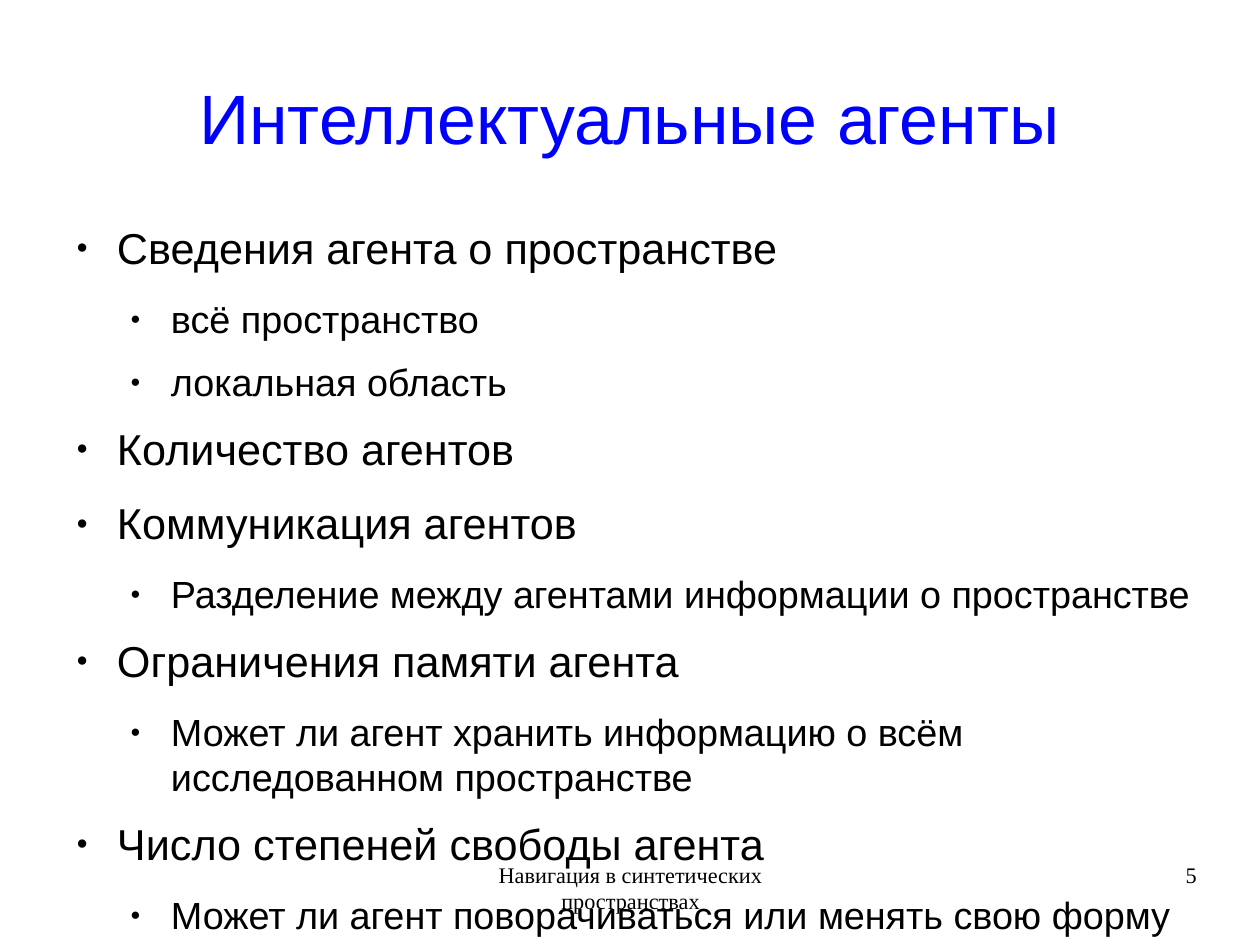
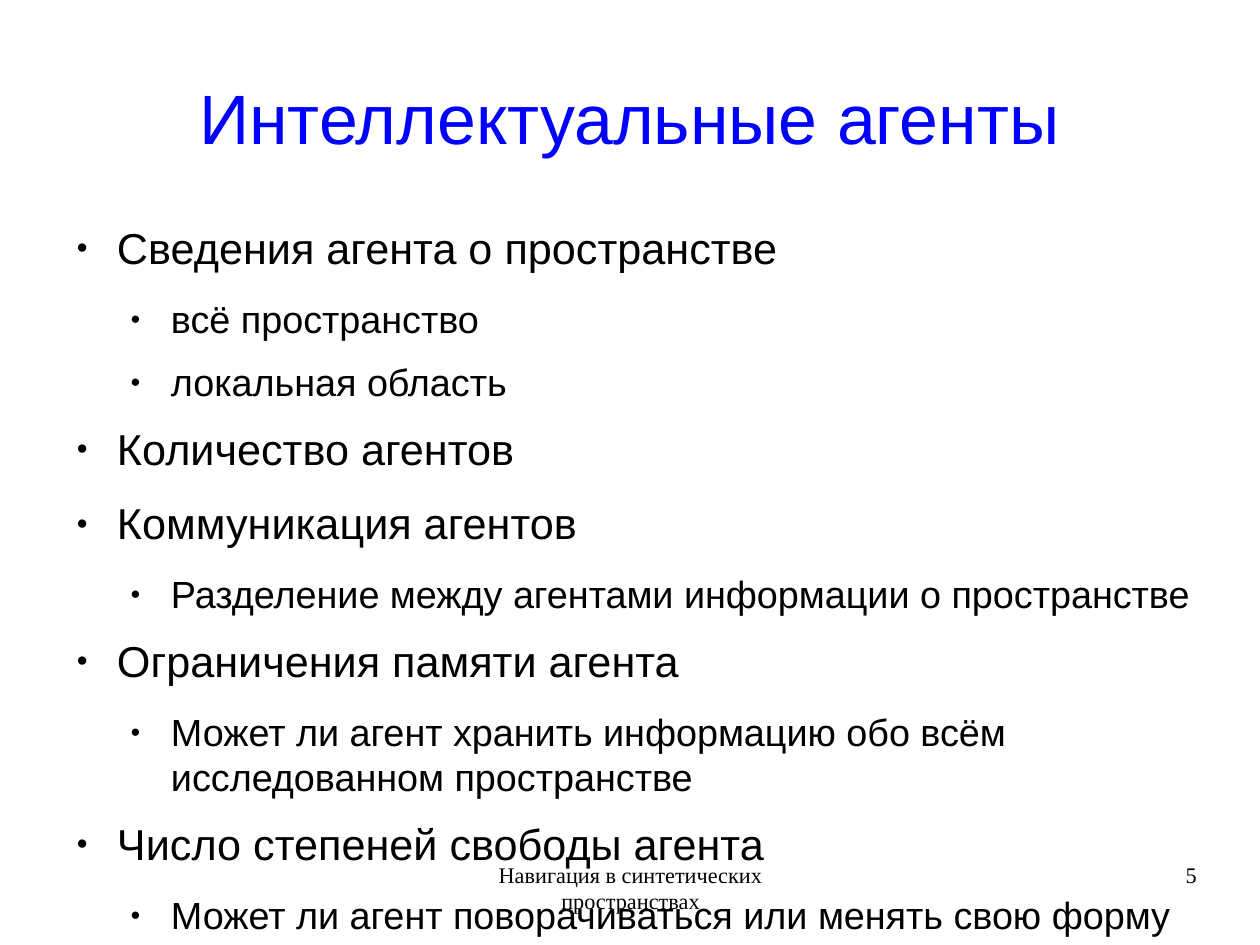
Before and after one commit to rutsky/semester09, a slide deck: slide 5 of Artificial_intelligence/Navigation_in_synthetic_space/50572_Rutsky_Navigation_in_synthetic_space.odp. Drawn at 1260x945 pixels with LibreOffice and Linux fonts; fonts in the diff are those of the drawing. Boxes give left, top, right and bottom in pixels: in the first picture for what was removed or moved away, otherwise in the second. Text is boxed around its words. In the diff, an @@ line names an element or a change of style, - is before the commit and + after.

```diff
--- a/Artificial_intelligence/Navigation_in_synthetic_space/50572_Rutsky_Navigation_in_synthetic_space.odp
+++ b/Artificial_intelligence/Navigation_in_synthetic_space/50572_Rutsky_Navigation_in_synthetic_space.odp
@@ text at box(171, 718, 1005, 798): text changed @@
-  ● Может ли агент хранить информацию о всём исследованном пространстве
+  ● Может ли агент хранить информацию обо всём исследованном пространстве
```
Also in this commit, not shown: 3 other slides changed, 2 other files.
